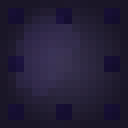
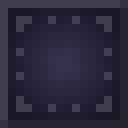
Layer changes from the first 128×128 image to the second:
added layer "top" (luminosity, 61%) above "hilight" over [0, 0, 128, 128]
hid "hilight" over [8, 0, 88, 104]
hid "bolts" over [8, 8, 120, 120]
